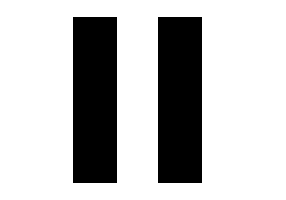
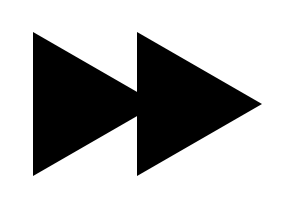
Layered file, before and after one edit (286 x 200). Changes by layer:
hid "Rectángulo 1 copia", painted on it over [158, 17, 207, 183]
hid "Rectángulo 1", painted on it over [68, 17, 117, 183]
showed "Polígono 1 copia 2" over [33, 32, 158, 176]
showed "Polígono 1 copia" over [137, 32, 262, 176]
